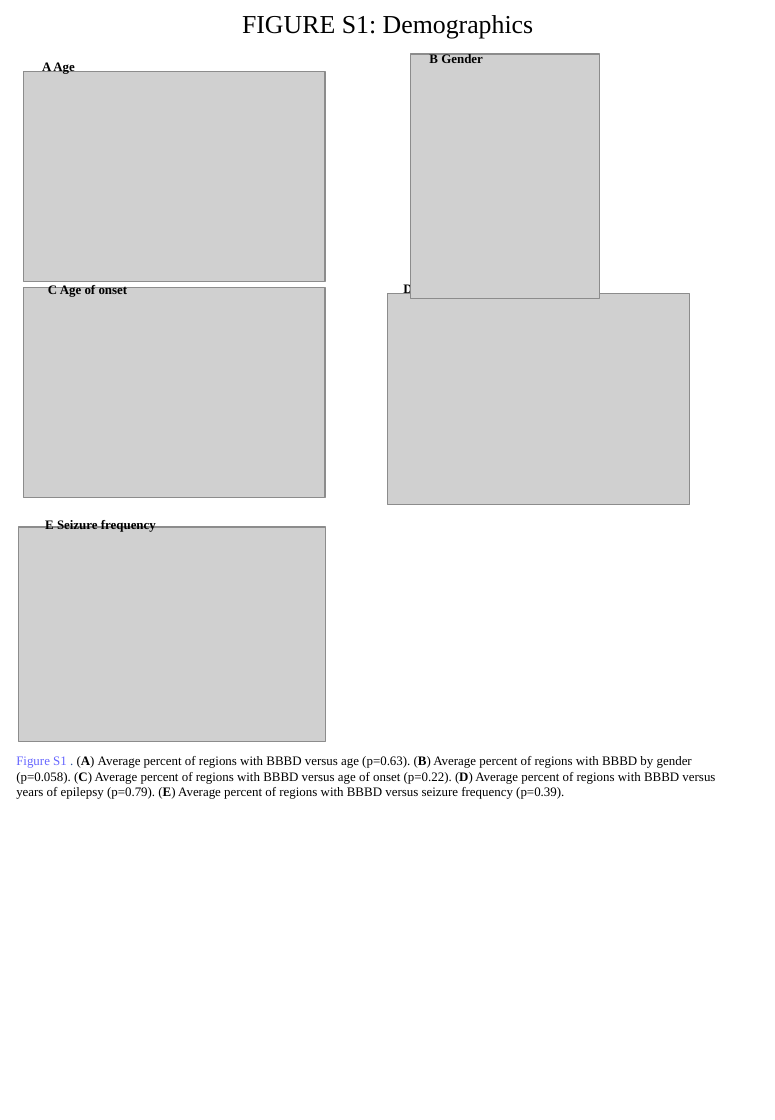
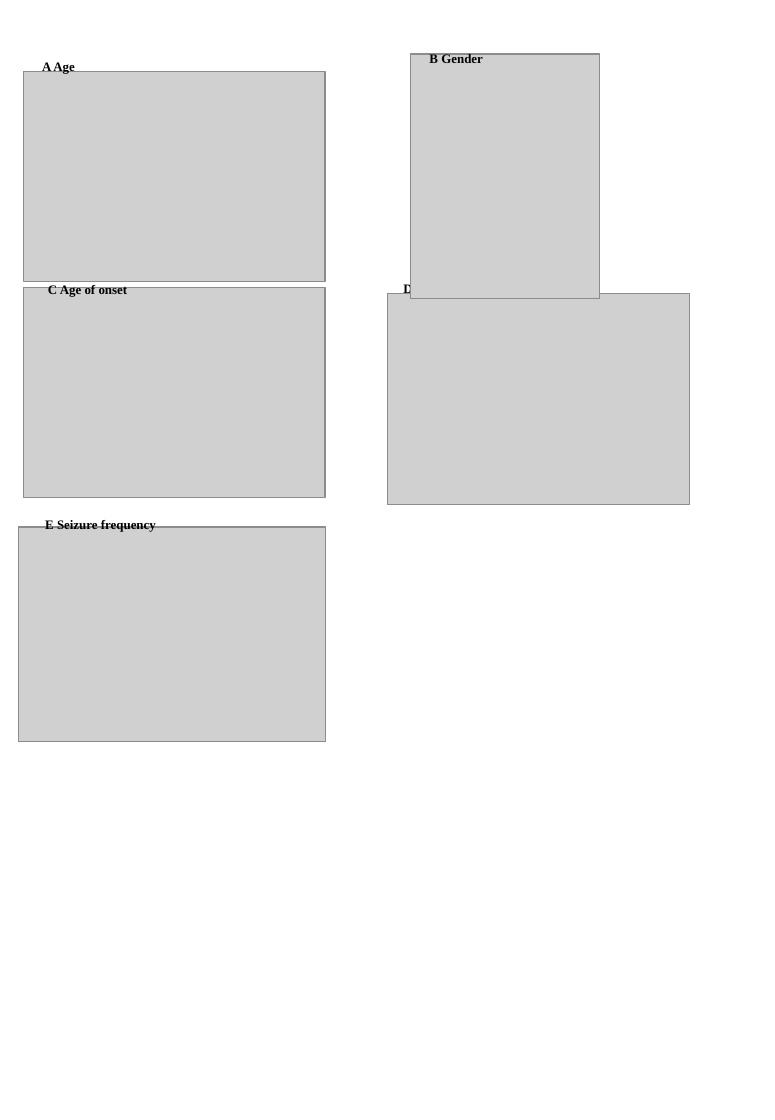
Before and after one commit to nircaf/BBB, a slide deck: slide 4 of Epilepsy-control figures slow nov 18 af.pptx. Drawn at 775x1120 pixels with LibreOffice and Linux fonts; fonts in the diff are those of the drawing; grey boxes stand for pictures. Boxes give left, top, right and bottom in pixels: in the first picture for what was removed or moved away, otherwise in the second. Text is boxed around its words. In the diff, an @@ line names an element or a change of style, - is before the commit and + after.

```diff
--- a/Epilepsy-control figures slow nov 18 af.pptx
+++ b/Epilepsy-control figures slow nov 18 af.pptx
@@ text removed at (x1=242, y1=15, x2=533, y2=39) @@
-FIGURE S1: Demographics
@@ text removed at (x1=16, y1=756, x2=715, y2=799) @@
-Figure S1 . (A) Average percent of regions with BBBD versus age (p=0.63). (B) Average percent of regions with BBBD by gender (p=0.058). (C) Average percent of regions with BBBD versus age of onset (p=0.22). (D) Average percent of regions with BBBD versus years of epilepsy (p=0.79). (E) Average percent of regions with BBBD versus seizure frequency (p=0.39).
```
Also in this commit, not shown: 5 other slides changed, 8 other files.
